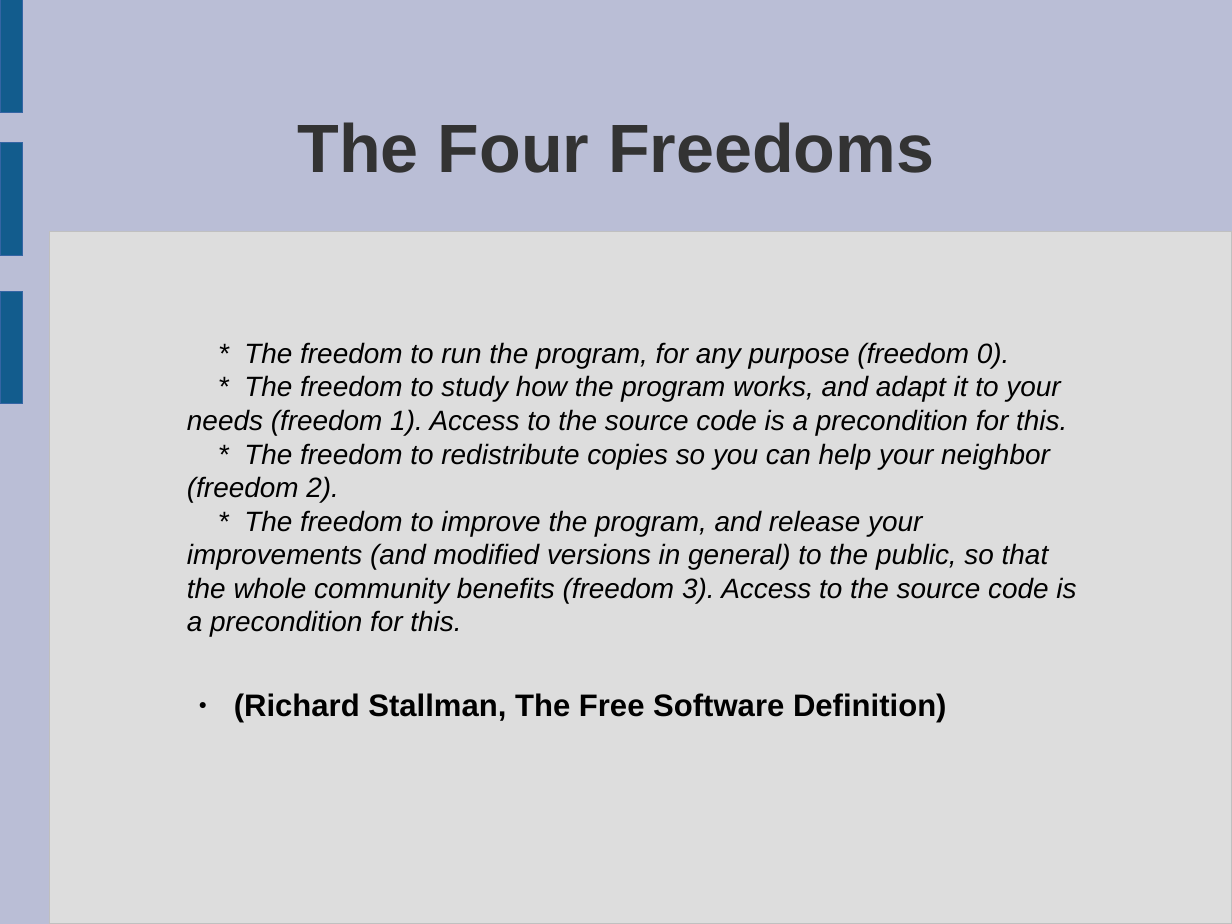
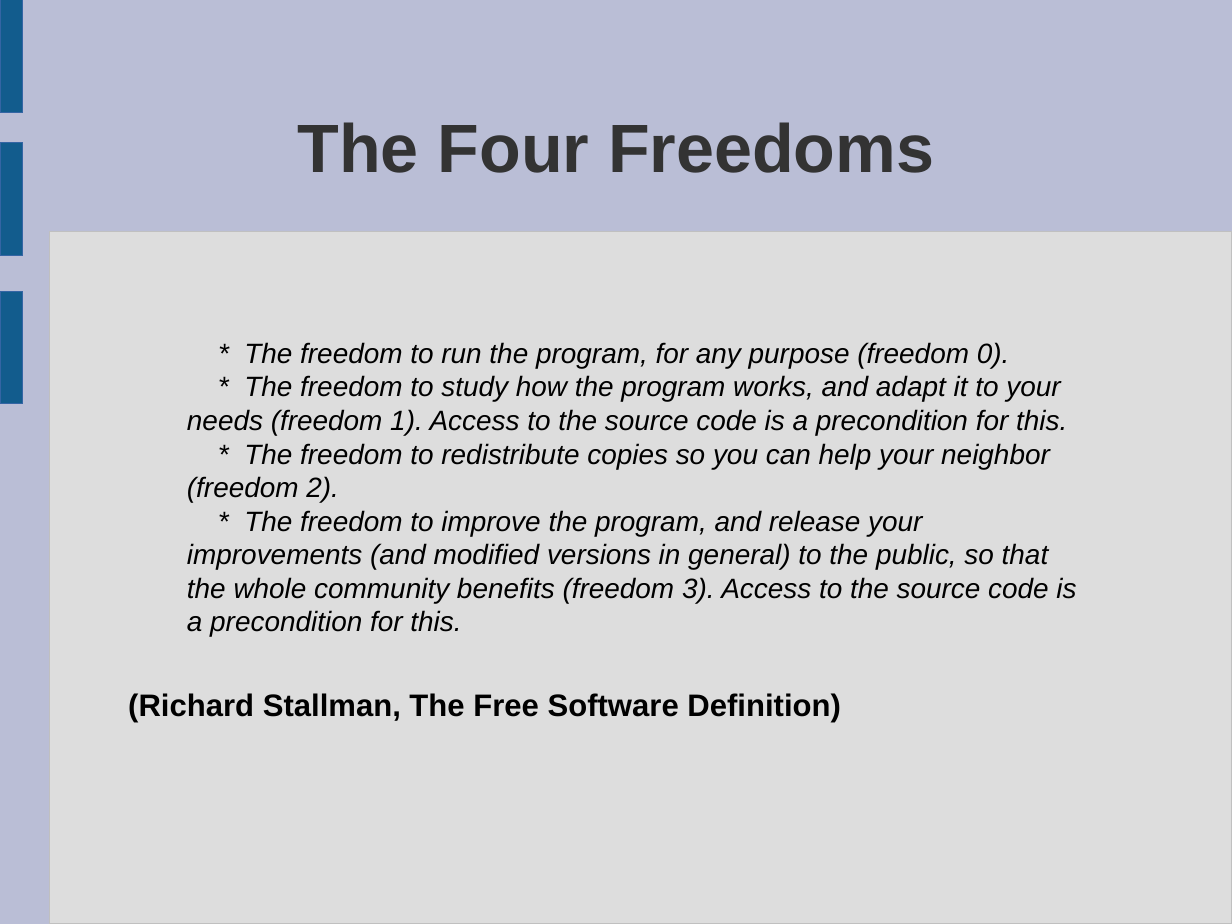
Before and after one commit to laurencesmart/comp8440, a slide deck: slide 5 of lectures/introduction_to_foss.odp. Drawn at 1232x924 pixels with LibreOffice and Linux fonts; fonts in the diff are those of the drawing. Boxes give left, top, right and bottom in pixels: in the first picture for what was removed or moved away, otherwise in the second. Text is boxed around its words. In the diff, an @@ line names an element or a change of style, - is before the commit and + after.

```diff
--- a/lectures/introduction_to_foss.odp
+++ b/lectures/introduction_to_foss.odp
@@ text "(Richard Stallman, The Free Software ..." at box(128, 693, 841, 723): bullet ● to none; list level 3 to 1 in "(Richard Stallman, The Free Software ..." @@
```
Also in this commit, not shown: 3 other slides changed, 9 other files.
